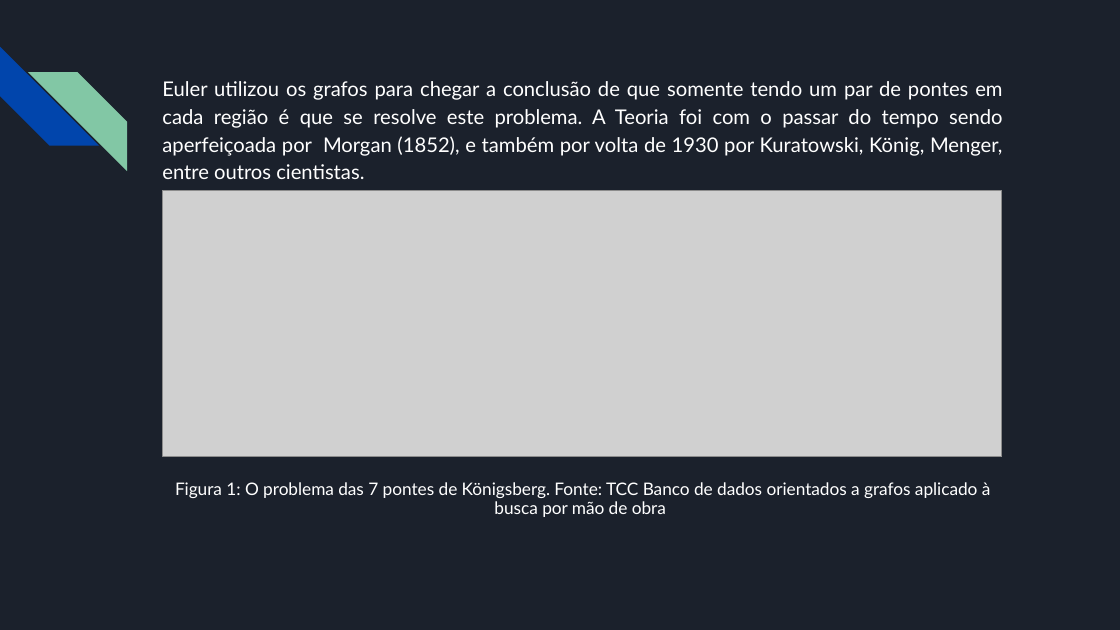
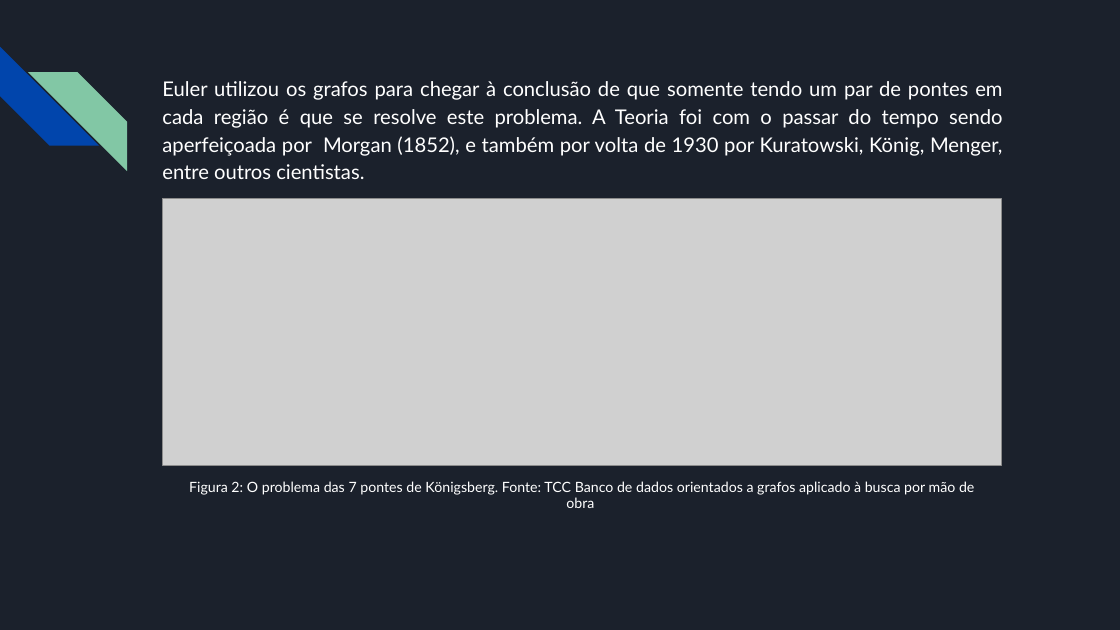
Before and after one commit to AndersonRichard/Faculdade, a slide deck: slide 4 of Terceiro Semestre/Projeto_de_BD_e_Consulta_SQL/Trabalhos/Banco de dados Orientados a grafos.pptx (slide 3 before the commit). Drawn at 1120x630 pixels with LibreOffice and Linux fonts; fonts in the diff are those of the drawing; grey boxes stand for pictures. Boxes give left, top, right and bottom in pixels: in the first picture for what was removed or moved away, otherwise in the second. Text is boxed around its words. In the diff, an @@ line names an element or a change of style, - is before the commit and + after.

```diff
--- a/Terceiro Semestre/Projeto_de_BD_e_Consulta_SQL/Trabalhos/Banco de dados Orientados a grafos.pptx
+++ b/Terceiro Semestre/Projeto_de_BD_e_Consulta_SQL/Trabalhos/Banco de dados Orientados a grafos.pptx
@@ text at [162, 81, 1002, 179]: text changed @@
-Euler utilizou os grafos para chegar a conclusão de que somente tendo um par de pontes em cada região é que se resolve este problema. A Teoria foi com o passar do tempo sendo aperfeiçoada por Morgan (1852), e também por volta de 1930 por Kuratowski, König, Menger, entre outros cientistas.
+Euler utilizou os grafos para chegar à conclusão de que somente tendo um par de pontes em cada região é que se resolve este problema. A Teoria foi com o passar do tempo sendo aperfeiçoada por Morgan (1852), e também por volta de 1930 por Kuratowski, König, Menger, entre outros cientistas.
@@ picture: place and size @@
-picture at [162, 190, 1001, 457]
+picture at [162, 199, 1001, 466]
@@ subtitle at [189, 481, 974, 508]: text changed; size 11.1 to 9.1 pt @@
-Figura 1: O problema das 7 pontes de Königsberg. Fonte: TCC Banco de dados orientados a grafos aplicado à busca por mão de obra
+Figura 2: O problema das 7 pontes de Königsberg. Fonte: TCC Banco de dados orientados a grafos aplicado à busca por mão de obra
```
Also in this commit, not shown: 5 other slides changed, 1 slide added.
